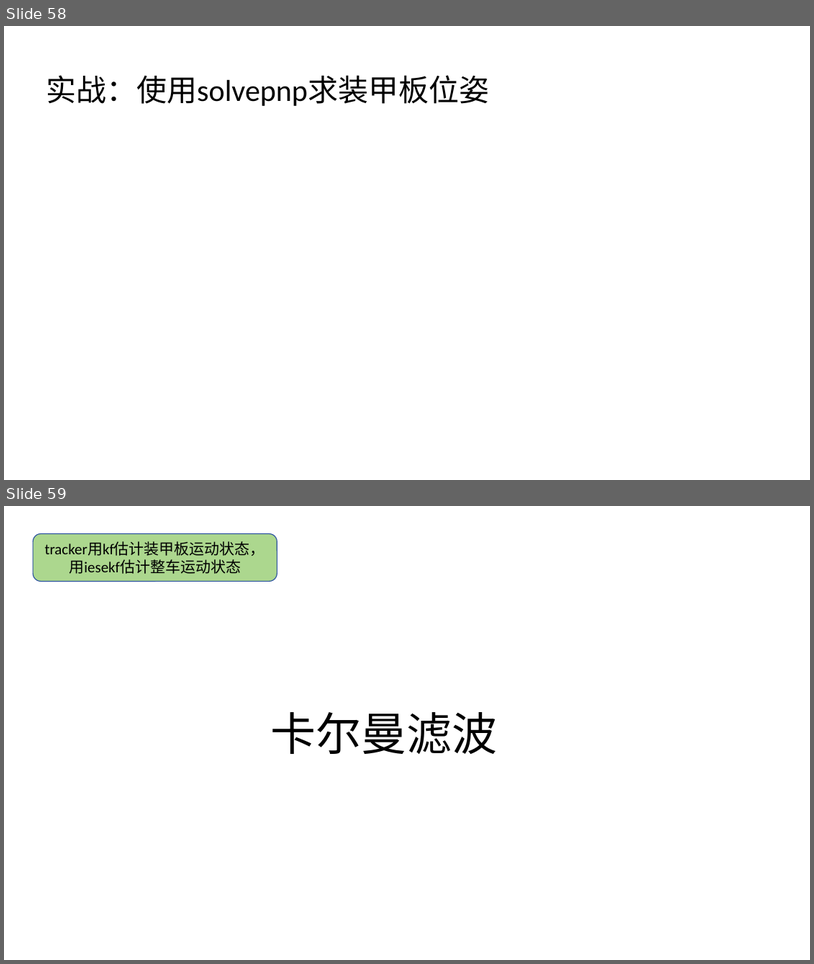
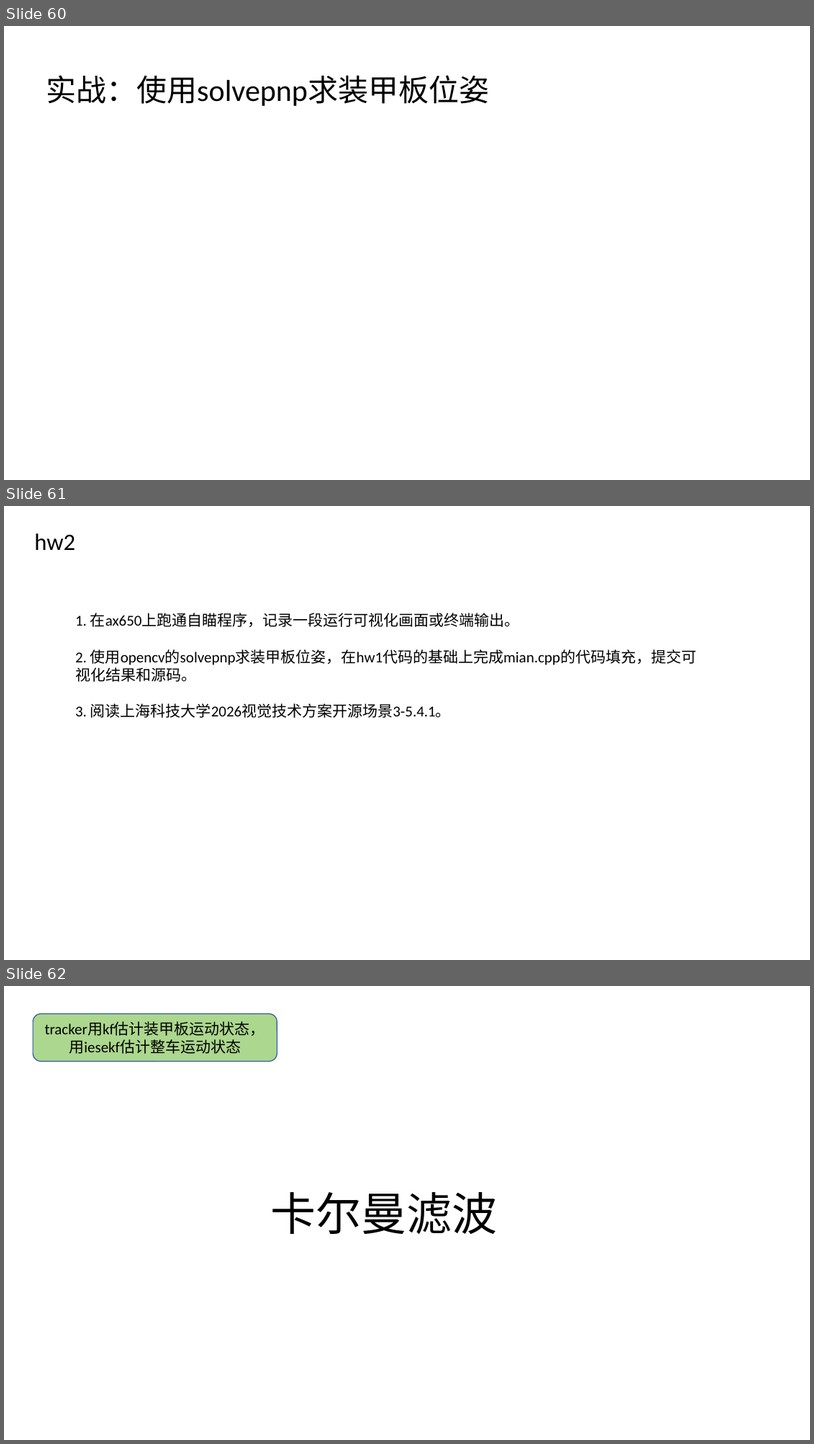
Before and after one commit to senvenstar/rm_cv_tutorial_2026, a slide deck: vision_tutorial.pptx. Shown one above the other, each under a label of ours: slides 58 and 59 before the commit, slides 60, 61 and 62 after it. The pictures are 814x964 and 814x1444 pixels, drawn with LibreOffice and Linux fonts; fonts in the diff are those of the drawing. Boxes give left, top, right and bottom in pixels: in the first picture for what was removed or moved away, otherwise in the second. Text is boxed around its words. In the diff, an @@ line names an element or a change of style, - is before the commit and + after.

```diff
--- a/vision_tutorial.pptx
+++ b/vision_tutorial.pptx
@@ slide 61 added at (4, 506, 810, 960), background #FFFFFF @@
@@ text added at (34, 533, 75, 550), 28 pt, text #000000 @@
+hw2
@@ text added at (75, 613, 697, 718), 18 pt, text #000000 @@
+1. 在ax650上跑通自瞄程序，记录一段运行可视化画面或终端输出。
+2. 使用opencv的solvepnp求装甲板位姿，在hw1代码的基础上完成mian.cpp的代码填充，提交可视化结果和源码。
+3. 阅读上海科技大学2026视觉技术方案开源场景3-5.4.1。
@@ what was slide 58 is now slide 60 @@
@@ what was slide 59 is now slide 62 @@
```
Also in this commit, not shown: 2 slides changed.
